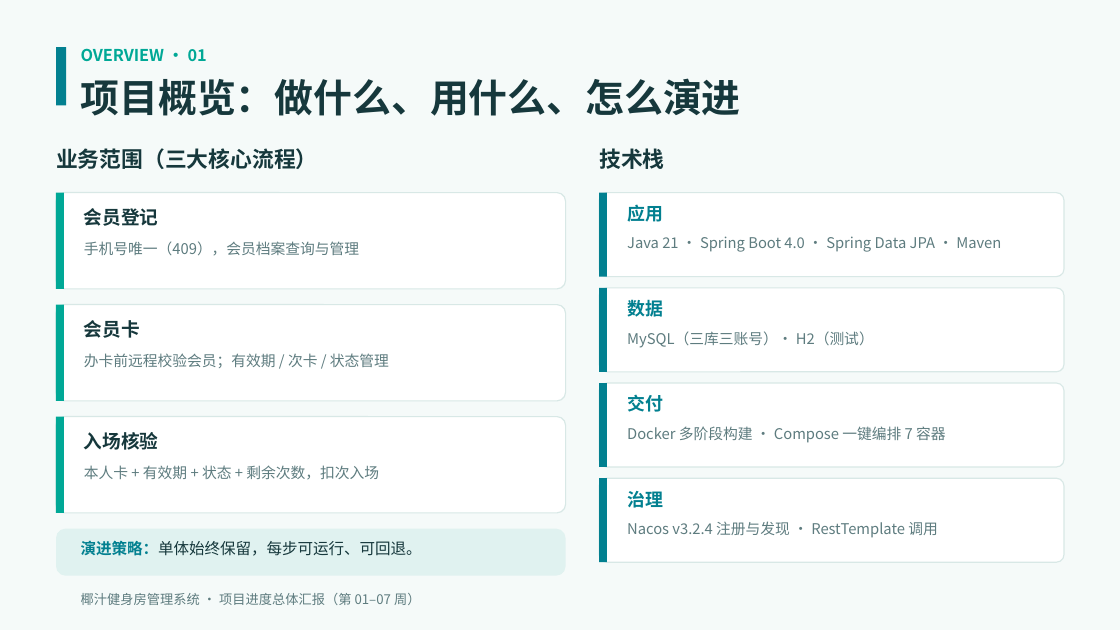
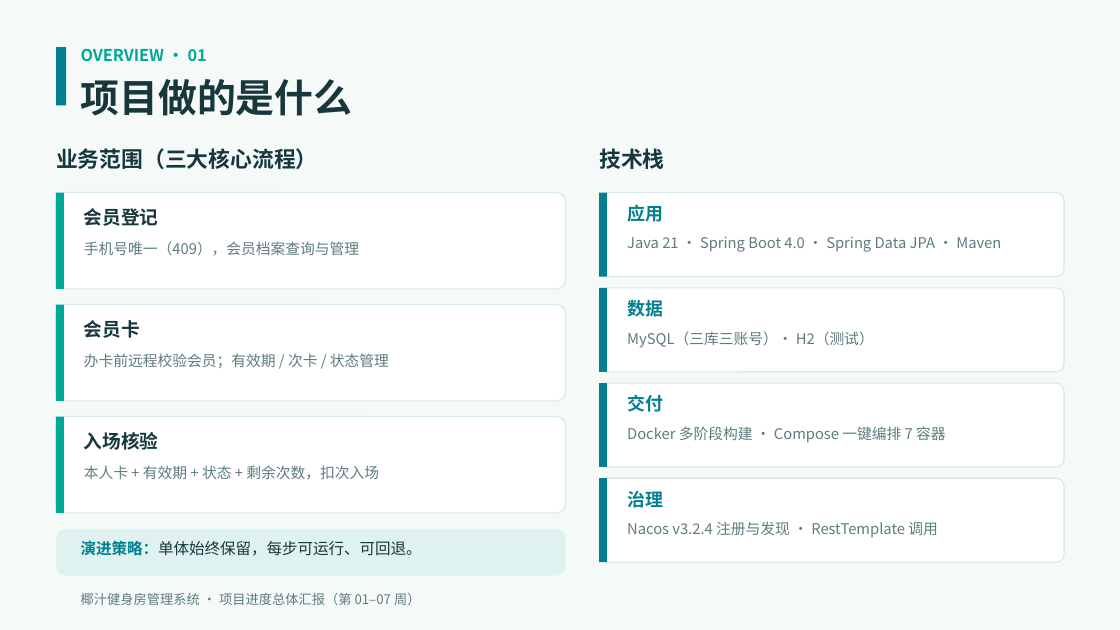
Before and after one commit to lovely7067/Microservices-practice-2412190217, a slide deck: slide 2 of docs/项目进度汇报-第01-07周.pptx. Drawn at 1120x630 pixels with LibreOffice and Linux fonts; fonts in the diff are those of the drawing. Boxes give left, top, right and bottom in pixels: in the first picture for what was removed or moved away, otherwise in the second. Text is boxed around its words. In the diff, an @@ line names an element or a change of style, - is before the commit and + after.

Commit message:
docs: PPT 精简为 7 页——项目介绍、01-07 周概览、关键代码页附真实结果截图（来自 week-06/07 截图库）

```diff
--- a/docs/项目进度汇报-第01-07周.pptx
+++ b/docs/项目进度汇报-第01-07周.pptx
@@ text at (81,79,353,116): text changed @@
-项目概览：做什么、用什么、怎么演进
+项目做的是什么
```
Also in this commit, not shown: 5 other slides changed, 1 slide added, 5 slides removed.
